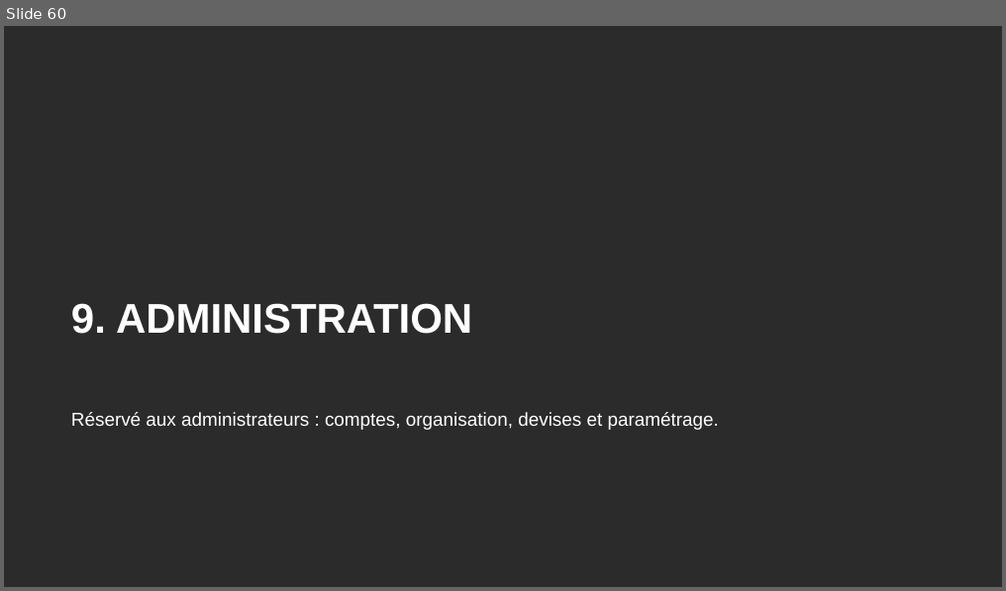
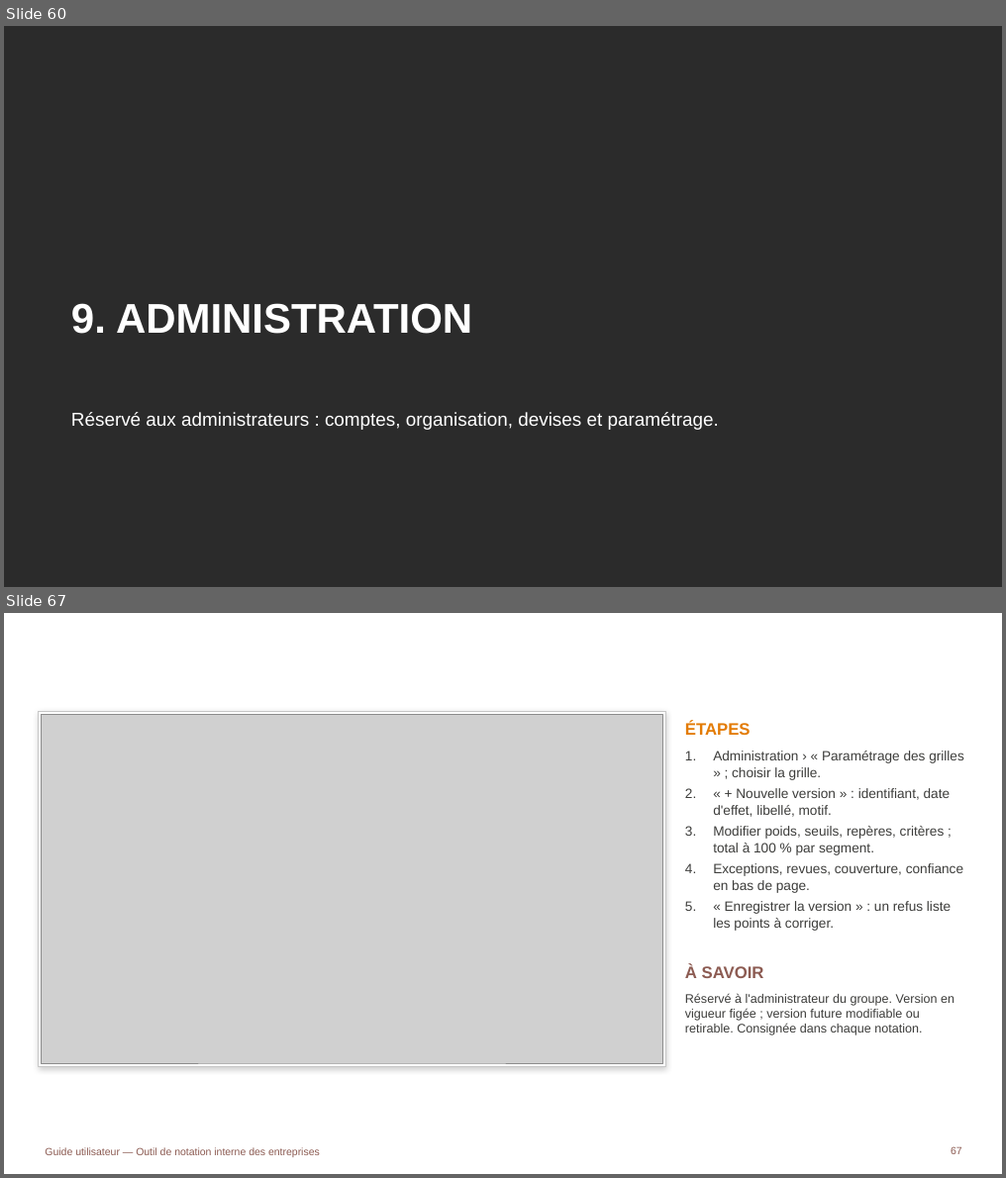
Before and after one commit to tariqeddoumi/Entreprise-scoring-cl, a slide deck: docs/guides/Guide_utilisateur_outil_notation.pptx. Shown one above the other, each under a label of ours: slide 60 before the commit, slides 60 and 67 after it; the slides between them are not shown. The pictures are 1006x591 and 1006x1178 pixels, drawn with LibreOffice and Linux fonts; fonts in the diff are those of the drawing; grey boxes stand for pictures; background and template pictures are left out; a plain dark background stands for a picture behind light text. Boxes give left, top, right and bottom in pixels: in the first picture for what was removed or moved away, otherwise in the second. Text is boxed around its words. In the diff, an @@ line names an element or a change of style, - is before the commit and + after.

```diff
--- a/docs/guides/Guide_utilisateur_outil_notation.pptx
+++ b/docs/guides/Guide_utilisateur_outil_notation.pptx
@@ slide 67 added at box(4, 613, 1002, 1174), background #FFFFFF @@
@@ title added at box(53, 636, 868, 694), 24 pt, text #FFFFFF, bold @@
+PARAMÉTRER LES GRILLES DE NOTATION
@@ rectangle added at box(39, 711, 665, 1066), fill #FFFFFF, outline #C6C6C6 0.75 pt @@
@@ picture added at box(42, 714, 662, 1063) @@
@@ text added at box(685, 722, 750, 735), 16 pt, text #E37B05, bold @@
+ÉTAPES
@@ text added at box(713, 751, 964, 931), 13 pt, text #3D3D3B @@
+1. Administration › « Paramétrage des grilles » ; choisir la grille.
+2. « + Nouvelle version » : identifiant, date d'effet, libellé, motif.
+3. Modifier poids, seuils, repères, critères ; total à 100 % par segment.
+4. Exceptions, revues, couverture, confiance en bas de page.
+5. « Enregistrer la version » : un refus liste les points à corriger.
@@ text added at box(685, 964, 764, 978), 16 pt, text #8C5B52, bold @@
+À SAVOIR
@@ text added at box(685, 993, 954, 1036), 12 pt, text #3D3D3B @@
+Réservé à l'administrateur du groupe. Version en vigueur figée ; version future modifiable ou retirable. Consignée dans chaque notation.
@@ page number added at box(950, 1147, 962, 1155), 10 pt, text #8C5B52 @@
+67
@@ text added at box(45, 1148, 320, 1157), 10 pt, text #8C5B52 @@
+Guide utilisateur — Outil de notation interne des entreprises
```
Also in this commit, not shown: 2 other files.
